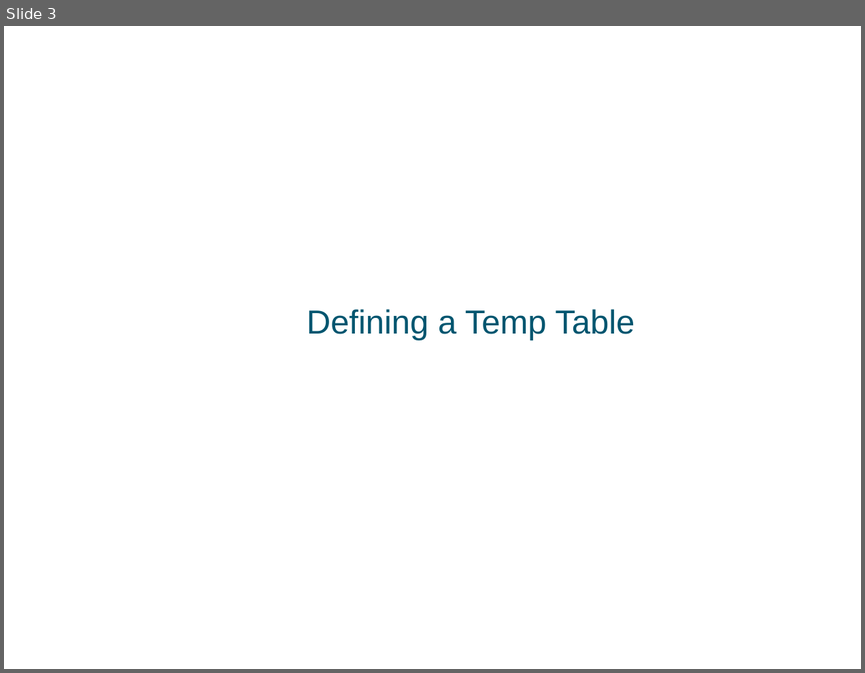
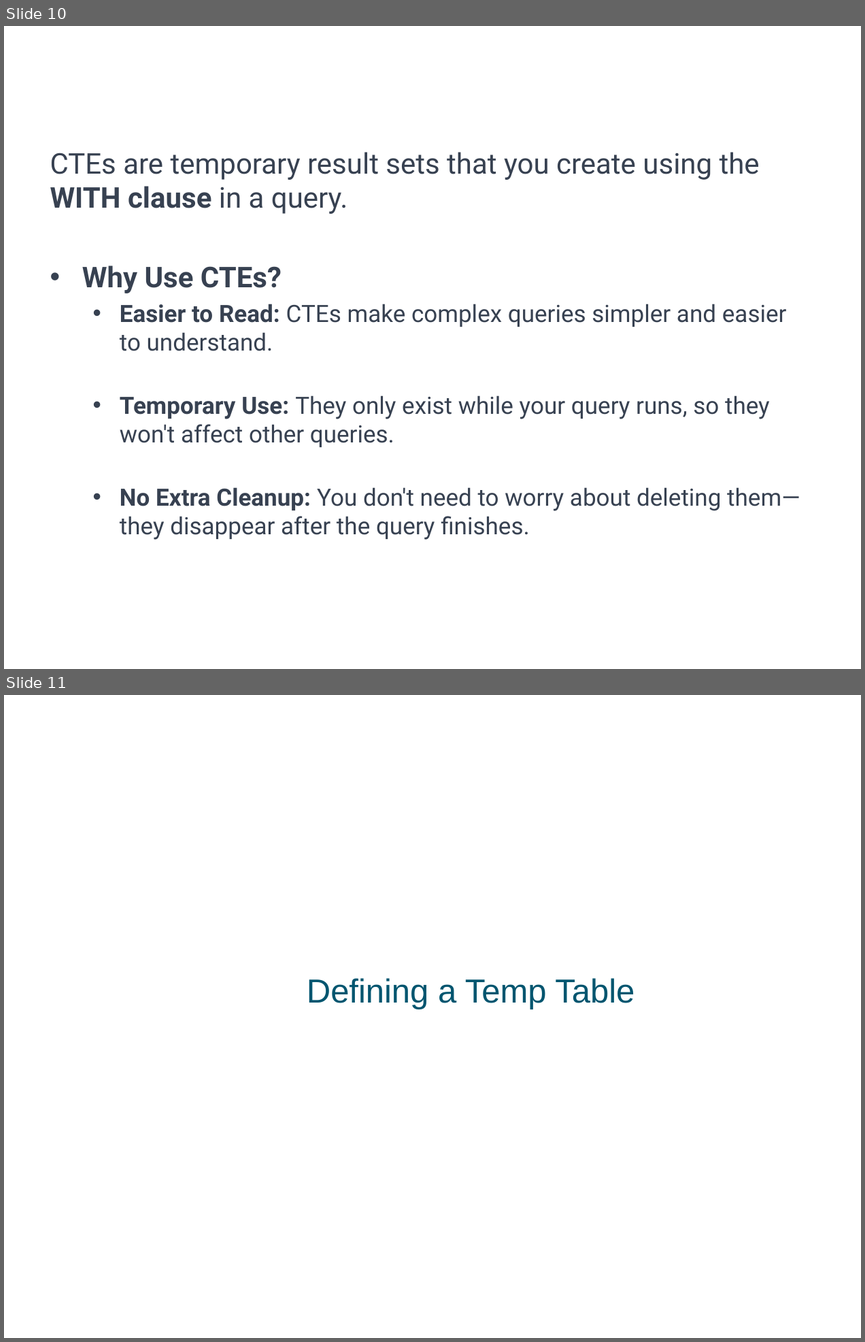
Before and after one commit to a099954/ABC-Program, a slide deck: SQL/Day 5 Temp Tables/Temp Tables SQL.pptx. Shown one above the other, each under a label of ours: slide 3 before the commit, slides 10 and 11 after it. The pictures are 865x673 and 865x1342 pixels, drawn with LibreOffice and Linux fonts; fonts in the diff are those of the drawing; background and template pictures are left out. Boxes give left, top, right and bottom in pixels: in the first picture for what was removed or moved away, otherwise in the second. Text is boxed around its words. In the diff, an @@ line names an element or a change of style, - is before the commit and + after.

Commit message:
added CTEs

```diff
--- a/SQL/Day 5 Temp Tables/Temp Tables SQL.pptx
+++ b/SQL/Day 5 Temp Tables/Temp Tables SQL.pptx
@@ slide 10 added at (4, 26, 861, 669), background #FFFFFF @@
@@ title added at (41, 37, 813, 78), 24 pt, text #FFFFFF @@
+Creating a TEMP Table
@@ text added at (50, 152, 800, 539), 20 pt, text #374151 @@
+CTEs are temporary result sets that you create using the WITH clause in a query.
+• Why Use CTEs?
+  • Easier to Read: CTEs make complex queries simpler and easier to understand.
+  • Temporary Use: They only exist while your query runs, so they won't affect other queries.
+  • No Extra Cleanup: You don't need to worry about deleting them—they disappear after the query finishes.
@@ what was slide 3 is now slide 11 @@
```
Also in this commit, not shown: 13 slides changed, 8 other slides added, 1 slide removed, 6 other files.
